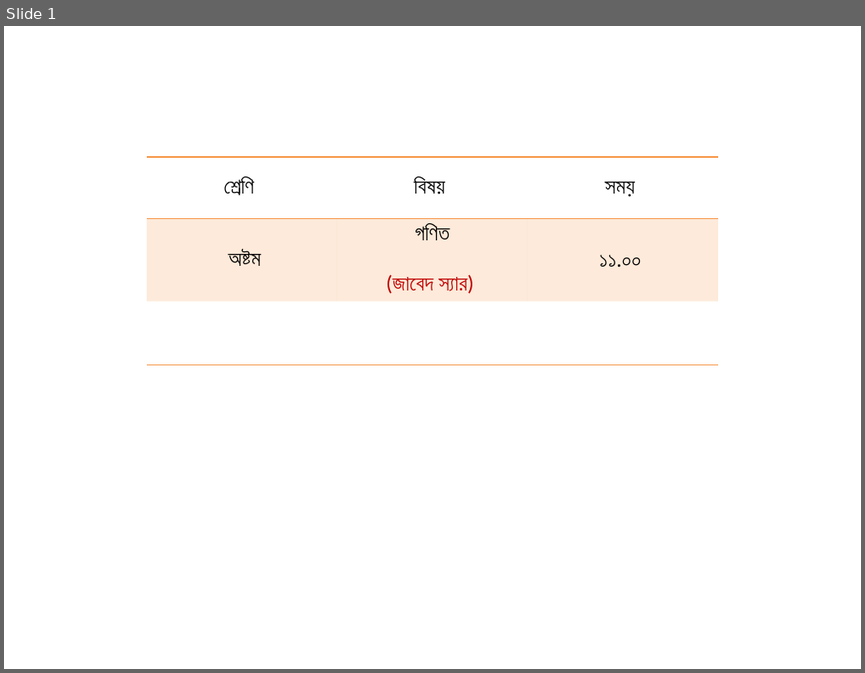
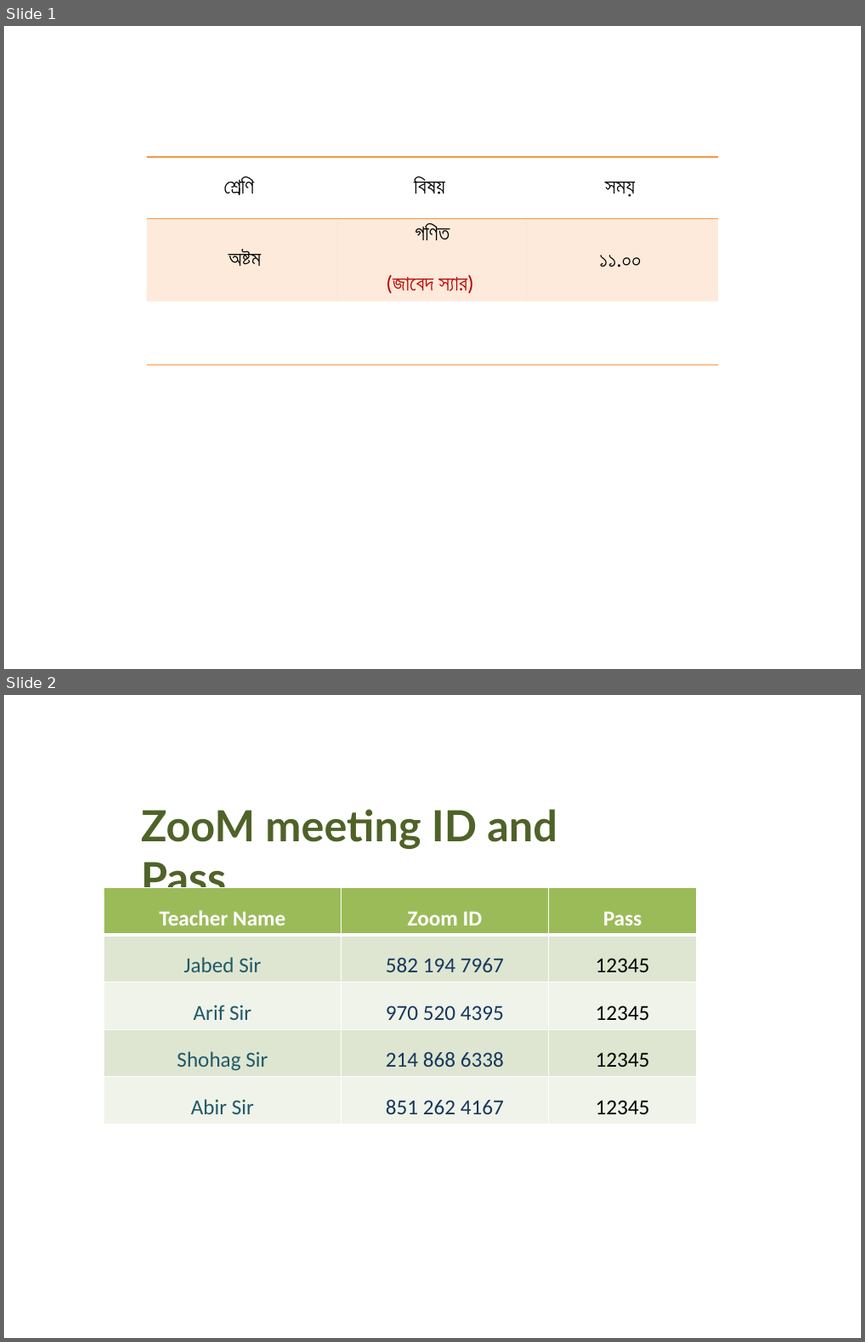
Before and after one commit to Arif-me/arif-me.github.io, a slide deck: ok.pptx. Shown one above the other, each under a label of ours: slide 1 before the commit, slides 1 and 2 after it. The pictures are 865x673 and 865x1342 pixels, drawn with LibreOffice and Linux fonts; fonts in the diff are those of the drawing. Boxes give left, top, right and bottom in pixels: in the first picture for what was removed or moved away, otherwise in the second. Text is boxed around its words. In the diff, an @@ line names an element or a change of style, - is before the commit and + after.

```diff
--- a/ok.pptx
+++ b/ok.pptx
@@ slide 2 added at <box>4,695,861,1338</box>, background #FFFFFF @@
@@ text added at <box>141,809,557,901</box>, 36 pt, text #4F6228, bold @@
+ZooM meeting ID and Pass
@@ table added at <box>104,888,697,1117</box>, 5 rows, 3 columns @@
+Teacher Name | Zoom ID | Pass
+Jabed Sir | 582 194 7967 | 12345
+Arif Sir | 970 520 4395 | 12345
+Shohag Sir | 214 868 6338 | 12345
+Abir Sir | 851 262 4167 | 12345
```
Also in this commit, not shown: 2 other files.
